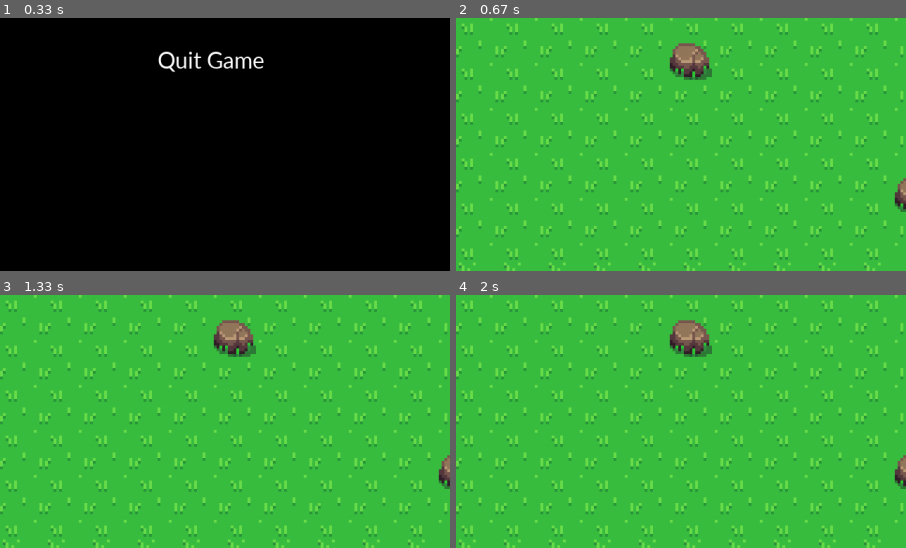
Above: before the commit, frames 1-4 (two rows, left to right).
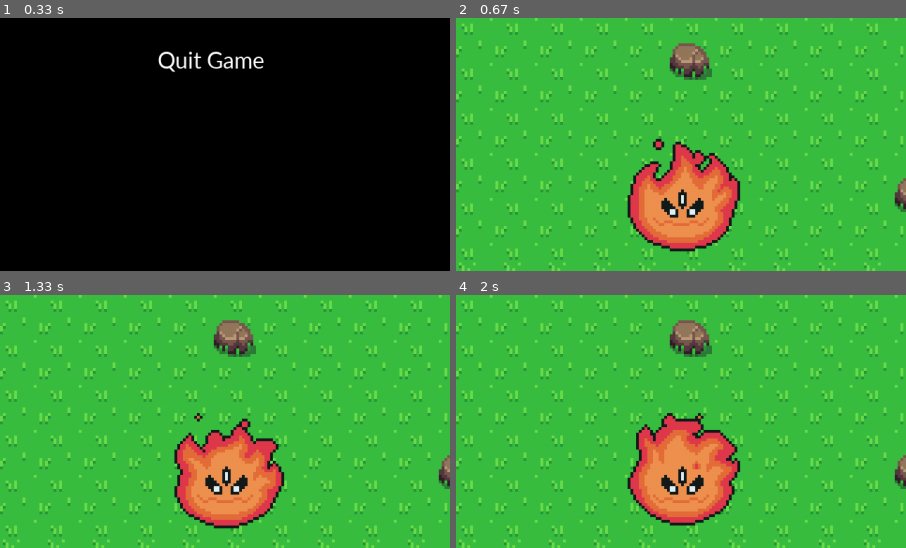
Above: after the commit, the same moments.

Repository: Henrik0122/Games
Game: pygame game, started from RPG_game.py
The game is run twice, just before and just after one commit, with the same random seed, the same clock (stepped at 60 frames per second) and the same inputs.
Inputs:
- Up to frame 1 (0.33 s): no input
- Up to frame 2 (0.67 s): click "Start Game" at 0.38 s
- Up to frame 3 (1.33 s): no input
- Up to frame 4 (2 s): no input
The pictures show only the part of the screen within x 22-72%, y 50-100%; the shares and areas given below are measured in that part.

Frame 1 is identical in both runs. In frame 2, 7.9% of the frame differs, in the area x 38-64%, y 47-93%; in frame 3, 7.8%; in frame 4, 8.3%, in the area x 38-64%, y 46-92%.

Commit message:
Update RPG_game.py

Diff:
--- a/RPG_game.py
+++ b/RPG_game.py
@@ -117,50 +117,24 @@
     def render(self, screen: pygame.surface):
         screen.blit(self.text_surface, (self.x, self.y,))
 
-class Animation:
-    def __init__(self,
-                 name: str,
-                 tileset: Tileset,
-                 keyframes: list[int]) -> None:
-        self.name = name
-        self.tileset = tileset
-        self.keyframes = keyframes
-
-        self.current_sprite_id = 0
-        self.loop_animation = False
-        self.animation_frequency = 0
-        self.current_keyframe = 0
-        self.keyframe_time = 0
-
-    def get_current_sprite(self) -> pygame.surface:
-        return self.tileset.get_tile_sprite(self.current_sprite_id)
-
-    def activate_animation(self, frequency: float, loop: bool):
-        self.animation_frequency = frequency
-        self.loop_animation = loop
-
-    def deactivate_animation(self):
-        self.animation_frequency = 0
-        self.loop_animation = False
-
-    def update(self, dt) -> None:
-        self.keyframe_time += dt
-
-        if self.keyframe_time >= self.animation_frequency:
-            if len(self.keyframes) - 1 <= self.current_keyframe:
-
-                if self.loop_animation is True:
-                    self.current_keyframe = 0
-                else:
-                    self.deactivate_animation()
-            else:
-                self.current_keyframe += 1
-                self.current_sprite_id = self.keyframes[self.current_keyframe]
-
-            self.keyframe_time = 0
-
-class AnimationManager:
+class Player:
     pass
+
+class Enemy:
+    def __init__(self, spritesheets: dict, x, y) -> None:
+        self.spritesheets = spritesheets
+        self.x = x
+        self.y = y
+
+        self.animations = AnimationManager(spritesheets, 50, 4)
+        self.animations.register_animation("idle", [0, 1, 2, 3, 4], "enemy_idle")
+        self.animations.activate_animation("idle", 0.1, True)
+
+    def update(self, dt):
+        self.animations.update(dt)
+
+    def render(self, screen: pygame.surface):
+        screen.blit(self.animations.get_current_sprite(), (self.x, self.y))
 
 
 class MenuScene(Scene):
@@ -226,6 +200,87 @@
                     if b.hovered:
                         b.event()
 
+class Animation:
+    def __init__(self,
+                 name: str,
+                 tileset: Tileset,
+                 keyframes: list[int]) -> None:
+        self.name = name
+        self.tileset = tileset
+        self.keyframes = keyframes
+
+        self.current_sprite_id = 0
+        self.loop_animation = False
+        self.animation_frequency = 0
+        self.current_keyframe = 0
+        self.keyframe_time = 0
+
+    def get_current_sprite(self) -> pygame.surface:
+        return self.tileset.get_tile_sprite(self.current_sprite_id)
+
+    def activate_animation(self, frequency: float, loop: bool):
+        self.animation_frequency = frequency
+        self.loop_animation = loop
+
+    def deactivate_animation(self):
+        self.animation_frequency = 0
+        self.loop_animation = False
+
+    def update(self, dt) -> None:
+        self.keyframe_time += dt
+
+        if self.keyframe_time >= self.animation_frequency:
+            if len(self.keyframes) - 1 <= self.current_keyframe:
+
+                if self.loop_animation is True:
+                    self.current_keyframe = 0
+                else:
+                    self.deactivate_animation()
+            else:
+                self.current_keyframe += 1
+                self.current_sprite_id = self.keyframes[self.current_keyframe]
+
+            self.keyframe_time = 0
+
+class AnimationManager:
+    def __init__(self,
+                 spritesheets: dict,
+                 tilesize: int,
+                 scale: int) -> None:
+
+        self.tilesets = {}
+
+        for s in spritesheets:
+            tileset = Tileset("none", tilesize, scale, spritesheets[s])
+            self.tilesets[s] = tileset
+
+        self.animations = {}
+
+        self.current_tileset = None
+
+        self.active_animation = Animation("dummy", self.tilesets[list(self.tilesets.keys())[0]], [0])
+
+    def register_animation(self, name: str, sprite_ids: list[int], tileset: str):
+        self.animations[name] = Animation(name, self.tilesets[tileset], sprite_ids)
+
+    def get_current_sprite(self) -> pygame.surface:
+        if self.active_animation is not None:
+            return self.active_animation.get_current_sprite()
+        else:
+            return pygame.surface((0, 0))
+
+    def update(self, dt):
+        if self.active_animation is not None:
+            self.active_animation.update(dt)
+
+    def activate_animation(self, animation: str, frequency: float, loop: bool):
+        self.active_animation = self.animations[animation]
+        self.active_animation.animation_frequency = frequency
+        self.active_animation.loop_animation = loop
+
+    def deactivate_animation(self):
+        self.active_animation = None
+
 class MainScene(Scene):
     def __init__(self, manager: SceneManager, screen: pygame.Surface, sprites: dict) -> None:
         super().__init__(manager, screen, sprites)
@@ -248,6 +303,9 @@
         self.tileset = Tileset(r"Games\gfx\rpg_sprites.png", 16, 4)
         # Create our tilemap
         self.tilemap = Tilemap(MAP, self.tileset)
+
+        enemy_anims = {"enemy_idle": self.sprites["enemy_idle"]}
+        self.enemy = Enemy(enemy_anims, 500, 500)
 
 
     def update(self) -> None:
@@ -259,6 +317,8 @@
         dt = now - self.previous_time
         self.previous_time = now
 
+        self.enemy.update(dt)
+
     def render(self) -> None:
         # Clear screen
         self.screen.fill("black")
@@ -266,6 +326,8 @@
         for y in self.tilemap.map:
             for x in y:
                 self.screen.blit(x.sprite, (x.x, x.y))
+
+        self.enemy.render(self.screen)
 
         # Update display
         pygame.display.update()
@@ -311,6 +373,8 @@
     def load_sprites(self) -> dict:
         sprites = {}
 
+        sprites["enemy_idle"] = pygame.image.load(r"Games\gfx\enemy_idle.png").convert_alpha()
+
         return sprites
 
 g = Game()
